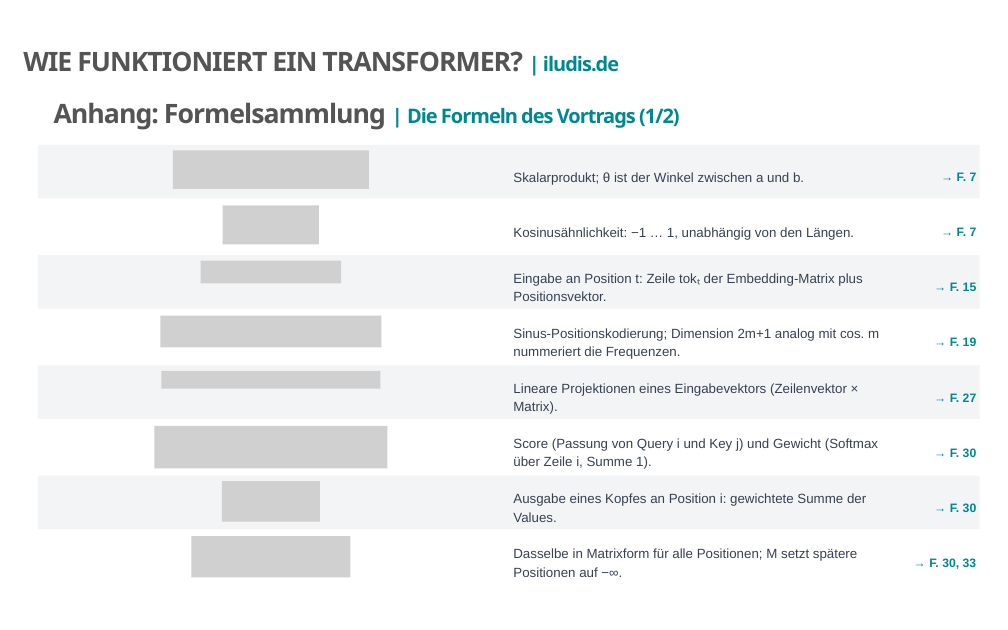
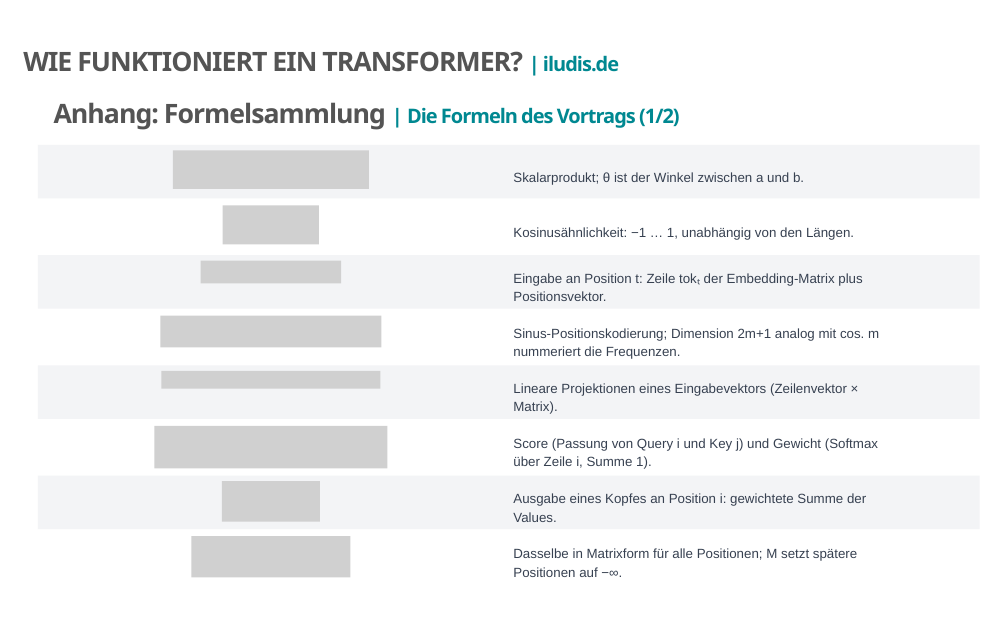
Before and after one commit to iludis52/DQR6_Material, a slide deck: slide 56 of M2a_Transformer/Dokumente/GPT_Vortrag_Version2026_rev.pptx. Drawn at 1008x630 pixels with LibreOffice and Linux fonts; fonts in the diff are those of the drawing; grey boxes stand for pictures; background and template pictures are left out. Boxes give left, top, right and bottom in pixels: in the first picture for what was removed or moved away, otherwise in the second. Text is boxed around its words. In the diff, an @@ line names an element or a change of style, - is before the commit and + after.

```diff
--- a/M2a_Transformer/Dokumente/GPT_Vortrag_Version2026_rev.pptx
+++ b/M2a_Transformer/Dokumente/GPT_Vortrag_Version2026_rev.pptx
@@ text removed at bbox=[957, 172, 977, 181] @@
-→ F. 7
@@ text removed at bbox=[957, 227, 977, 236] @@
-→ F. 7
@@ text removed at bbox=[950, 282, 977, 291] @@
-→ F. 15
@@ text removed at bbox=[950, 337, 977, 346] @@
-→ F. 19
@@ text removed at bbox=[950, 393, 977, 402] @@
-→ F. 27
@@ text removed at bbox=[950, 448, 977, 457] @@
-→ F. 30
@@ text removed at bbox=[950, 503, 977, 512] @@
-→ F. 30
@@ text removed at bbox=[929, 558, 977, 569] @@
-→ F. 30, 33
```
Also in this commit, not shown: 9 other slides changed, 22 other files.
